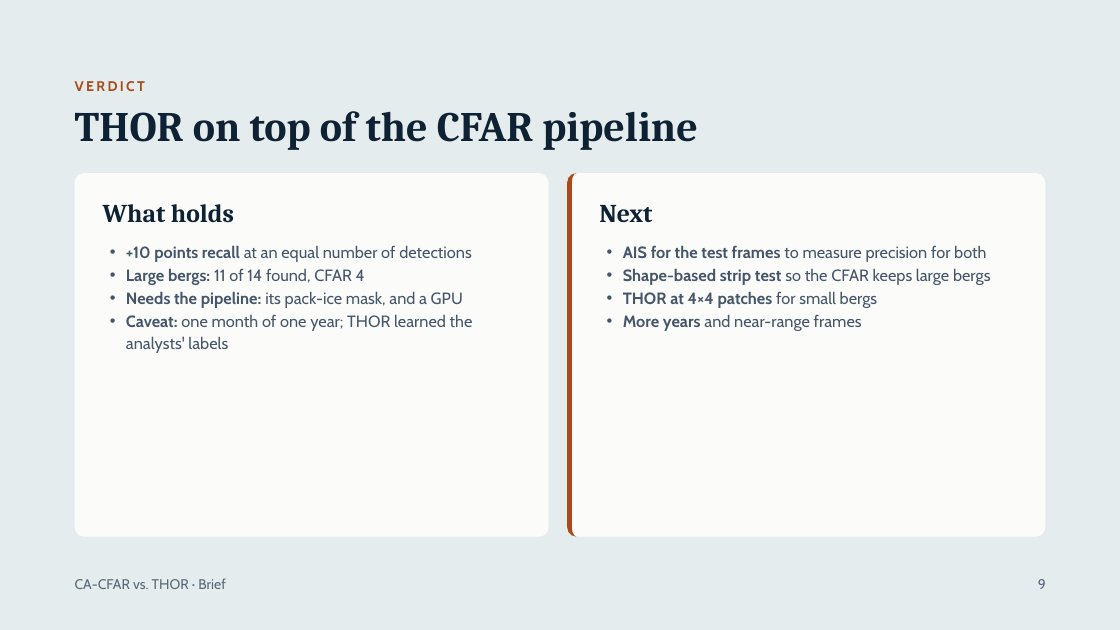
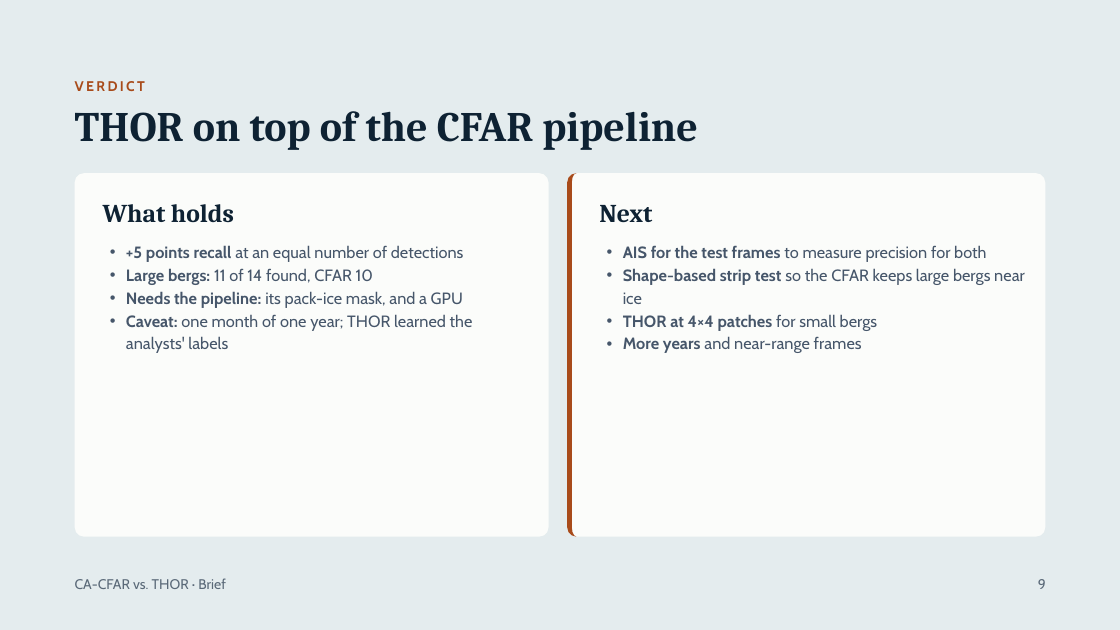
Before and after one commit to natali-kovalski/iceberg-alley-sar, a slide deck: slide 9 of docs/presentation/CA-CFAR vs THOR — Brief.pptx. Drawn at 1120x630 pixels with LibreOffice and Linux fonts; fonts in the diff are those of the drawing. Boxes give left, top, right and bottom in pixels: in the first picture for what was removed or moved away, otherwise in the second. Text is boxed around its words. In the diff, an @@ line names an element or a change of style, - is before the commit and + after.

```diff
--- a/docs/presentation/CA-CFAR vs THOR — Brief.pptx
+++ b/docs/presentation/CA-CFAR vs THOR — Brief.pptx
@@ text at bbox=[126, 245, 464, 285]: text changed @@
-• +10 points recall at an equal number of detections
-• Large bergs: 11 of 14 found, CFAR 4
+• +5 points recall at an equal number of detections
+• Large bergs: 11 of 14 found, CFAR 10
@@ text at bbox=[623, 268, 1025, 304]: text changed @@
-• Shape-based strip test so the CFAR keeps large bergs
+• Shape-based strip test so the CFAR keeps large bergs near ice
```
Also in this commit, not shown: 5 other slides changed, 48 other files.
